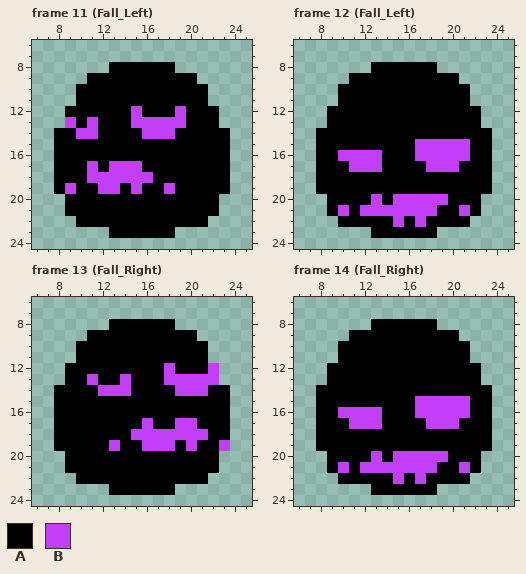
One commit to this pixel-art file: Player/Visuals/Core.aseprite. The picture above is the old version.
32x32 pixels, 18 frames. Shown: frame 11 (Fall_Left): x 6..25, y 6..24; frame 12 (Fall_Left): x 6..25, y 6..24; frame 13 (Fall_Right): x 6..25, y 6..24; frame 14 (Fall_Right): x 6..25, y 6..24. The commit also changed other frames, which this record leaves out.
Palette (. is transparent): A #000000  B #c33ef7
Pixels before, frame 11 (Fall_Left), first column x 8:
 8 .....AAAAAA.....
 9 ...AAAAAAAAAA...
10 ..AAAAAAAAAAAA..
11 ..AAAAAAAAAAAA..
12 .AAAAAABAAABAAA.
13 .BABAAABBBBBAAA.
14 AABBAAAABBBAAAAA
15 AAAAAAAAAAAAAAAA
16 AAAAAAAAAAAAAAAA
17 AAABABBBAAAAAAAA
18 AAABBBBBBAAAAAAA
19 ABAABBABAABAAAAA
20 .AAAAAAAAAAAAAA.
21 .AAAAAAAAAAAAAA.
22 ..AAAAAAAAAAAA..
23 .....AAAAAA.....
Pixels before, frame 12 (Fall_Left), first column x 8:
 8 .....AAAAAA.....
 9 ...AAAAAAAAAA...
10 ..AAAAAAAAAAAA..
11 ..AAAAAAAAAAAA..
12 .AAAAAAAAAAAAAA.
13 .AAAAAAAAAAAAAA.
14 AAAAAAAAAAAAAAAA
15 AAAAAAAAABBBBBAA
16 AABBBBAAABBBBBAA
17 AAABBBAAAABBBAAA
18 AAAAAAAAAAAAAAAA
19 AAAAAAAAAAAAAAAA
20 .AAAABABBBBBAAA.
21 .ABABBBBBBBAABA.
22 ..AAAAABABAAAA..
23 .....AAAAAA.....
Pixels before, frame 13 (Fall_Right), first column x 8:
 8 .....AAAAAA.....
 9 ...AAAAAAAAAA...
10 ..AAAAAAAAAAAA..
11 ..AAAAAAAAAAAA..
12 .AAAAAAAAABAAAB.
13 .AABAABAAABBBBB.
14 AAAABBBAAAABBBAA
15 AAAAAAAAAAAAAAAA
16 AAAAAAAAAAAAAAAA
17 AAAAAAAABAABBAAA
18 AAAAAAABBBBBBBAA
19 AAAAABAABBBABAAB
20 .AAAAAAAAAAAAAA.
21 .AAAAAAAAAAAAAA.
22 ..AAAAAAAAAAAA..
23 .....AAAAAA.....
Pixels before, frame 14 (Fall_Right), first column x 8:
 8 .....AAAAAA.....
 9 ...AAAAAAAAAA...
10 ..AAAAAAAAAAAA..
11 ..AAAAAAAAAAAA..
12 .AAAAAAAAAAAAAA.
13 .AAAAAAAAAAAAAA.
14 AAAAAAAAAAAAAAAA
15 AAAAAAAAABBBBBAA
16 AABBBBAAABBBBBAA
17 AAABBBAAAABBBAAA
18 AAAAAAAAAAAAAAAA
19 AAAAAAAAAAAAAAAA
20 .AAAABABBBBBAAA.
21 .ABABBBBBBBAABA.
22 ..AAAAABABAAAA..
23 .....AAAAAA.....
The result:
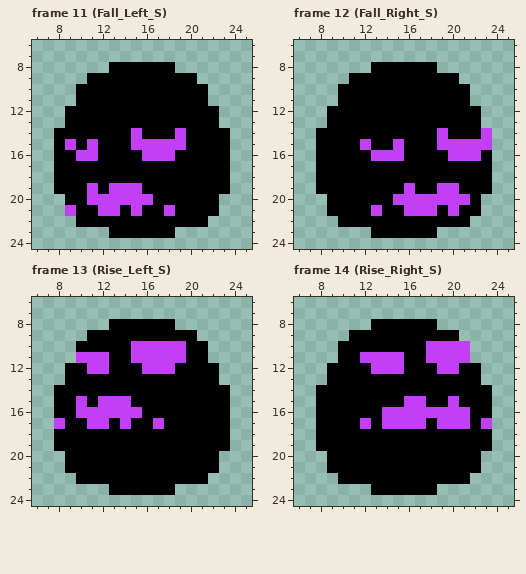
Changes in this commit:
layer "Sad" added
layer "Layer 0" removed
Changed rows in their new state; - is an unchanged pixel.
Frame 11 (Fall_Left_S), layer "Sad":
first column x 9:
12 ------A---A
13 A-A---AAAAA
14 -AA---BAAAB
15 B-B---BBBBB
16 -BB----BBB-
17 --A-AAA----
18 --AAAAAA---
19 A-BA-B---A-
20 --BBBBBB---
21 B--BB-B--B-
Frame 12 (Fall_Right_S), layer "Sad":
first column x 10:
14 ---------B---B
15 --B--B-AA---BB
16 AAA-BB-AAA--B-
17 -AAA----AAA---
19 ------B--BB---
20 ---A------BB--
21 A-A-AA----BA--
22 -----A-A------
Frame 13 (Rise_Left_S), layer "Sad":
first column x 8:
10 -------BBBBB----
11 --BBB--BBBBB----
12 ---BB---BB----A-
13 ---A--A---AAAAA-
14 ----AAA----AAA--
15 --B-BBB---------
16 --BBBBBB--------
17 B--BB-B-AB-AA---
18 -------AAAAAAA--
19 -----A--AAA-A--A
Frame 14 (Rise_Right_S), layer "Sad":
first column x 10:
10 --------BBBB--
11 --BBBB--BBBB--
12 ---BBB---BB---
15 ------B-AA-A--
16 AAAABBB-------
17 -A-ABBBBA--B-B
20 ---A-AAAAA----
21 A-AAAAAAA--A--
22 -----A-A------
